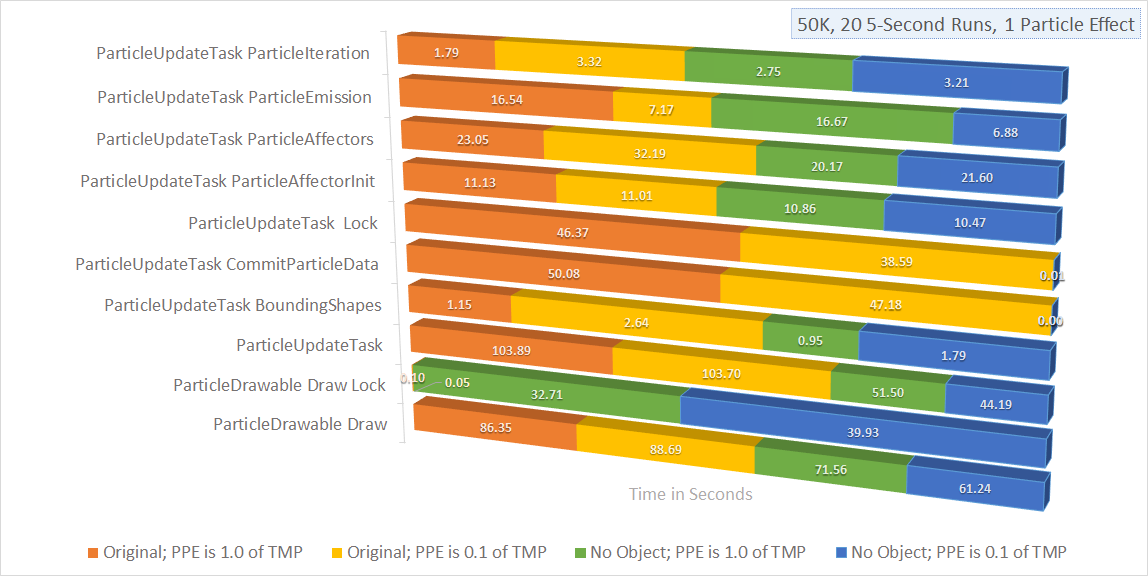
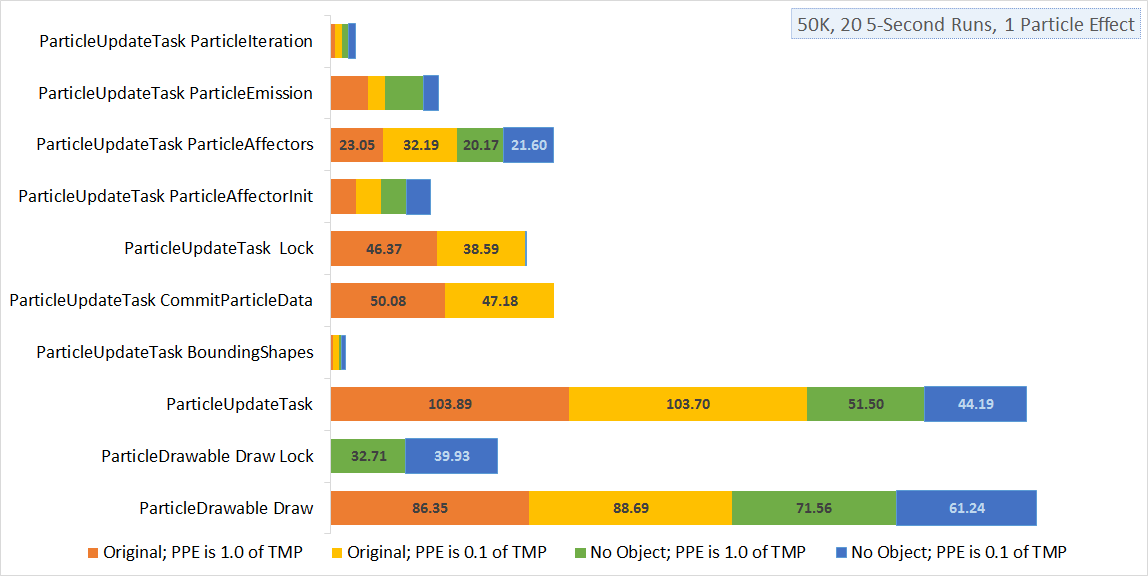
Layer changes from the first 1148 × 576 image to the second:
added layer "Layer 3" above "Layer 2" over <box>10,15,1070,561</box>
